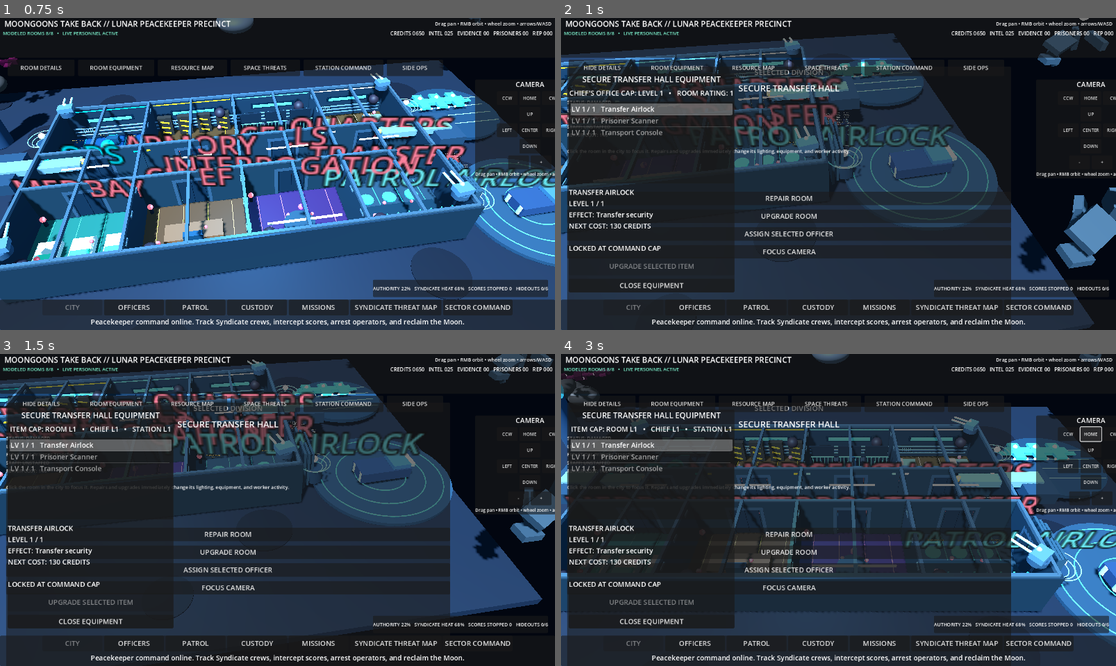
Above: before the commit, frames 1-4 (two rows, left to right).
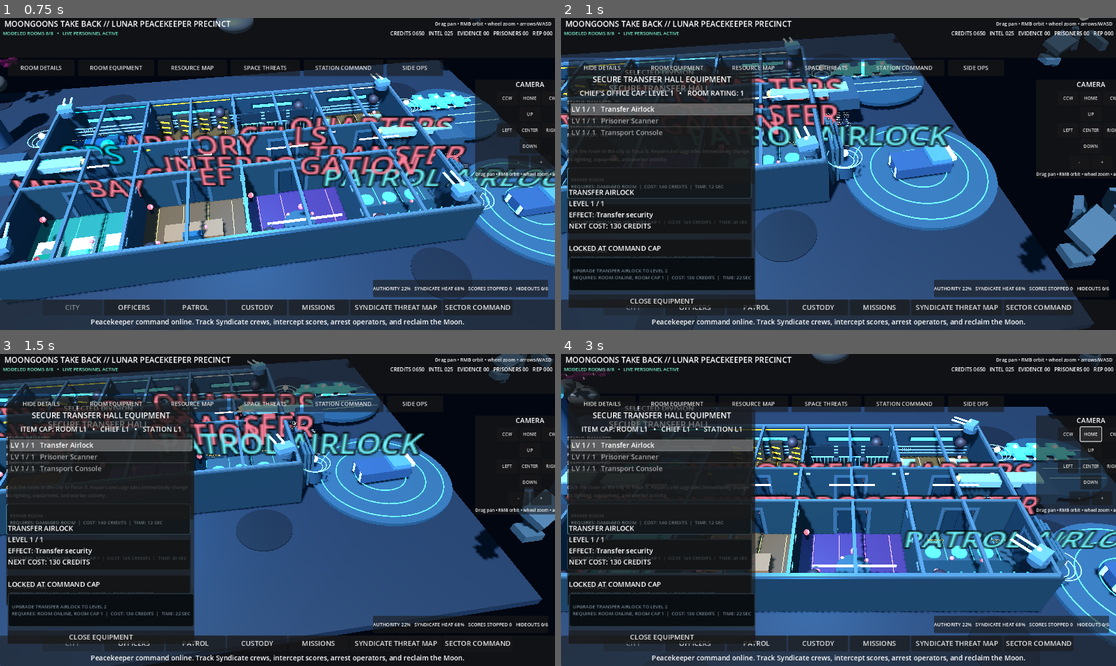
Above: after the commit, the same moments.

Repository: POTD725/MoonGoons-Take-Back
Game: Godot game, scene res://scenes/LivingPrecinct.tscn
The game is run twice, just before and just after one commit, with the same random seed, the same clock (stepped at 60 frames per second) and the same inputs.
Inputs (mouse positions are in pixels of both pictures, inside the frame that each line leads up to):
- Up to frame 1 (0.75 s): tap Enter at 0.5 s; move the mouse to (399, 158) at 0.52 s; hold D from 0.53 s (still down); tap Q at 0.6 s; click (399, 158) at 0.67 s
- Up to frame 2 (1 s): keep holding D; tap Space at 0.77 s
- Up to frame 3 (1.5 s): release D at 1.25 s; drag from (166, 525) to (249, 572) at 1.27 s
- Up to frame 4 (3 s): click "CCW" at 2 s; click "HOME" at 2.75 s

Frame 1 is identical in both runs. In frame 2, 36% of the frame differs, in the area x 1-82%, y 15-100%; in frame 3, 37%; in frame 4, 39%, in the area x 1-82%, y 16-100%.

Commit message:
Attach compact action cards and show web city layer

Diff:
--- a/scenes/LivingPrecinct.tscn
+++ b/scenes/LivingPrecinct.tscn
@@ -15,12 +15,13 @@
 [ext_resource type="Script" path="res://scripts/space_syndicate_threats_ui.gd" id="13_threats"]
 [ext_resource type="Script" path="res://scripts/living_precinct_web_backdrop.gd" id="14_web_backdrop"]
 [ext_resource type="Script" path="res://scripts/living_precinct_web_layout_fix.gd" id="15_web_layout"]
+[ext_resource type="Script" path="res://scripts/precinct_compact_action_cards.gd" id="16_action_cards"]
 
 [node name="LivingMoonGoonsPrecinct" type="Node3D"]
 script = ExtResource("1_living")
 
 [node name="PrecinctWebBackdropLayer" type="CanvasLayer" parent="."]
-layer = -20
+layer = 0
 
 [node name="PrecinctWebBackdrop" type="Control" parent="PrecinctWebBackdropLayer"]
 layout_mode = 3
@@ -71,3 +72,6 @@
 
 [node name="WebLayoutRepair" type="Node" parent="."]
 script = ExtResource("15_web_layout")
+
+[node name="CompactActionCards" type="Node" parent="."]
+script = ExtResource("16_action_cards")
Not shown: 1 places in scenes/LivingPrecinct.tscn that only renumber resources
